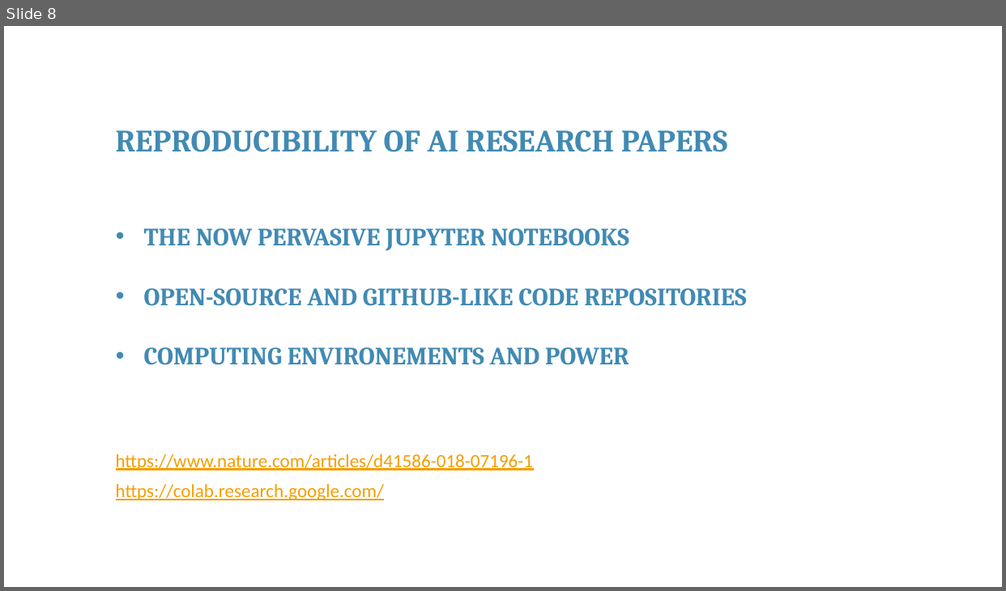
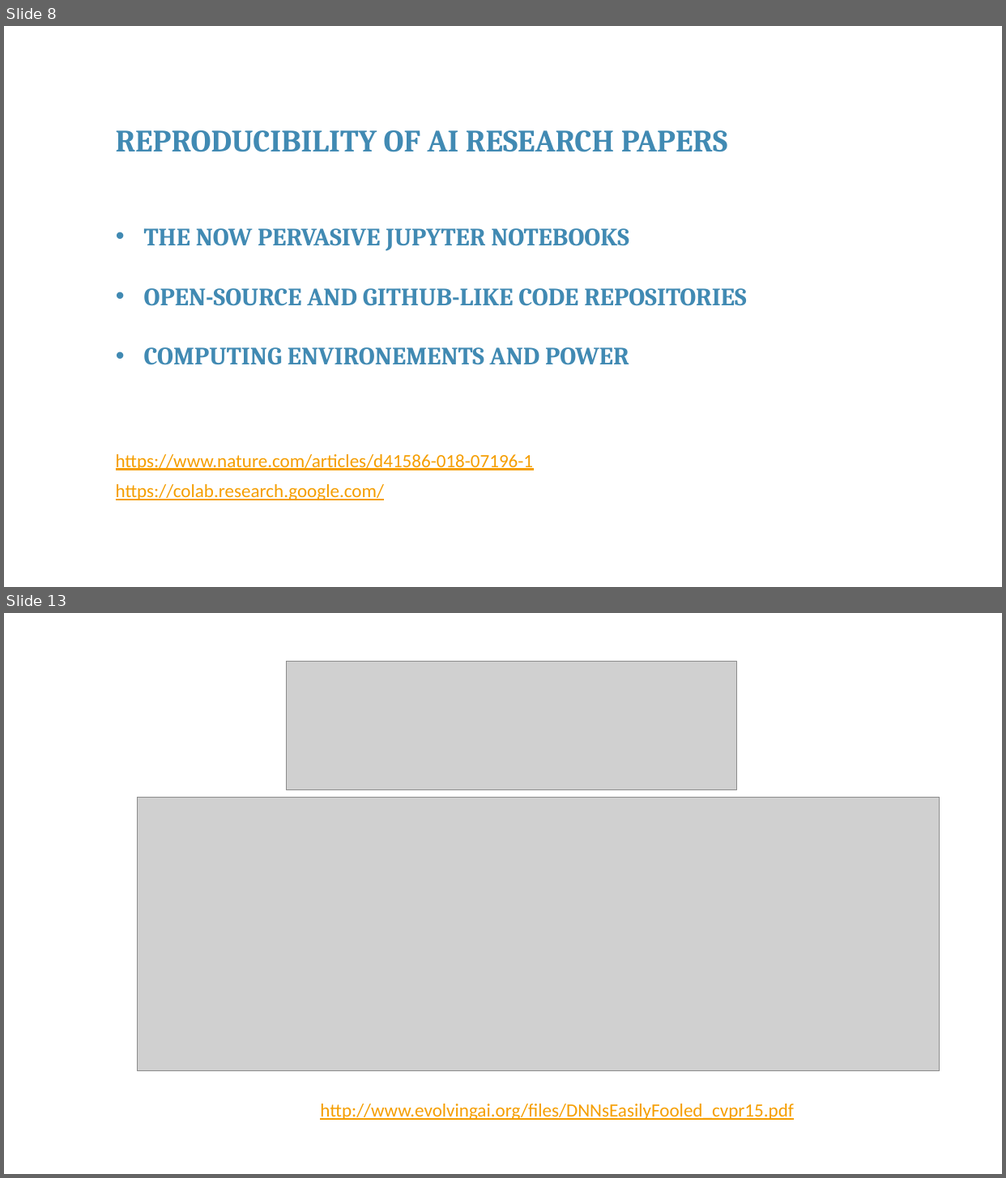
Before and after one commit to franckalbinet/itu-eaco-zanzibar-12-2018, a slide deck: presentations/session-9-open-issues-in-ai.pptx. Shown one above the other, each under a label of ours: slide 8 before the commit, slides 8 and 13 after it; the slides between them are not shown. The pictures are 1006x591 and 1006x1178 pixels, drawn with LibreOffice and Linux fonts; fonts in the diff are those of the drawing; grey boxes stand for pictures; background and template pictures are left out. Boxes give left, top, right and bottom in pixels: in the first picture for what was removed or moved away, otherwise in the second. Text is boxed around its words. In the diff, an @@ line names an element or a change of style, - is before the commit and + after.

```diff
--- a/presentations/session-9-open-issues-in-ai.pptx
+++ b/presentations/session-9-open-issues-in-ai.pptx
@@ slide 13 added at box(4, 613, 1002, 1174), background #FFFFFF @@
@@ picture added at box(286, 662, 737, 790) @@
@@ picture added at box(138, 797, 940, 1072) @@
@@ text added at box(320, 1104, 793, 1120), 18 pt, text #F59E00, underline @@
+http://www.evolvingai.org/files/DNNsEasilyFooled_cvpr15.pdf
```
Also in this commit, not shown: 4 slides changed, 13 other slides added, 6 slides removed, 1 other file.
